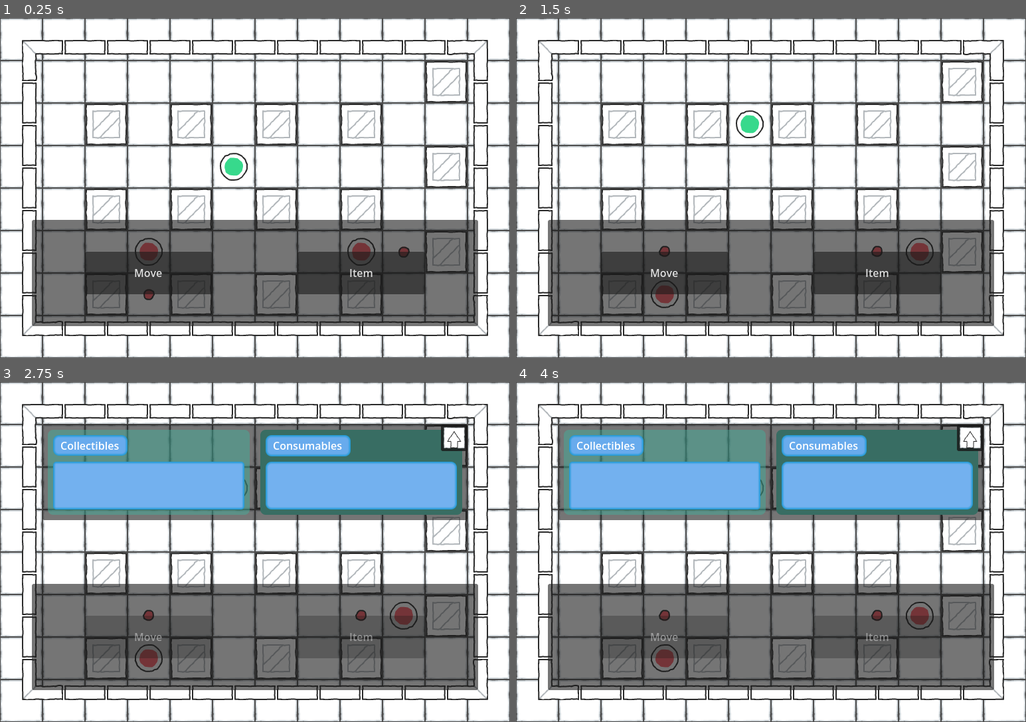
Above: before the commit, frames 1-4 (two rows, left to right).
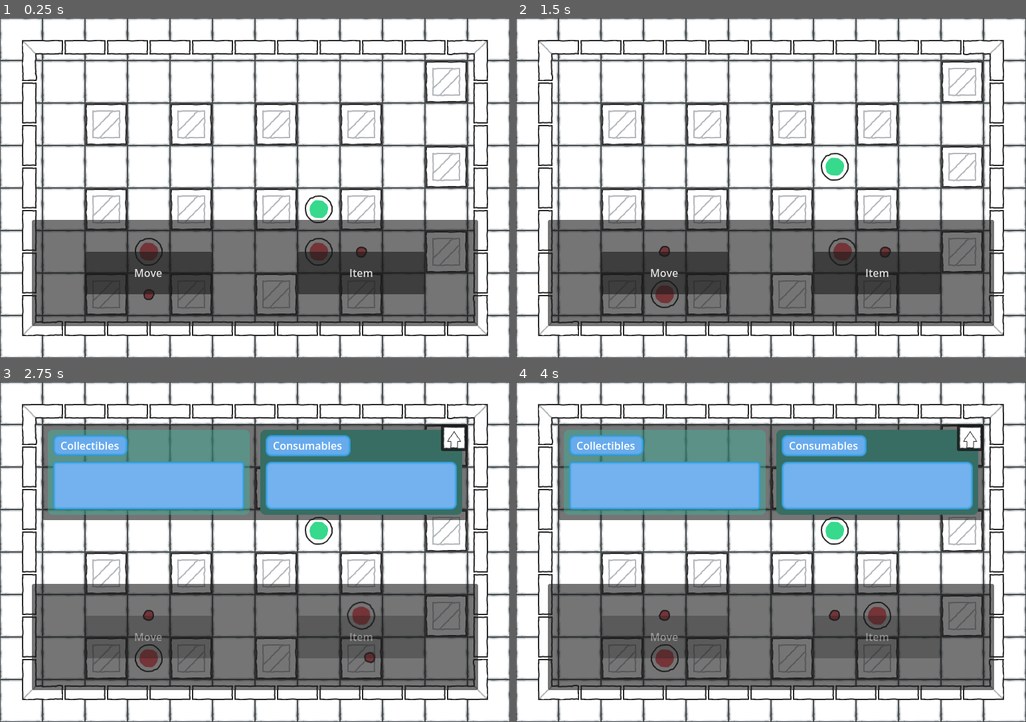
Above: after the commit, the same moments.

Repository: MagicOwl-Games/programmatura-definitive
Game: Godot game, scene res://Root.tscn
The game is run twice, just before and just after one commit, with the same random seed, the same clock (stepped at 60 frames per second) and the same inputs.
Inputs (mouse positions are in pixels of both pictures, inside the frame that each line leads up to; where the layout moved, square brackets give the same spot in the first picture):
- Up to frame 1 (0.25 s): no input
- Up to frame 2 (1.5 s): click "Move" at 0.5 s; click (832, 167) [750, 123] at 1.25 s
- Up to frame 3 (2.75 s): click "Item" at 2 s
- Up to frame 4 (4 s): no input

The runs differ from the first frame. In frame 1, 0.9% of the frame differs, in the area x 43-81%, y 39-73%; in frame 2, 1.0%, in the area x 43-82%, y 27-73%; in frame 3, 0.7%; in frame 4, 0.7%.

Commit message:
checkpoint: enemy rotation is happening, but collision check is still broken

Diff:
--- a/scenes/Enemy.tscn
+++ b/scenes/Enemy.tscn
@@ -20,23 +20,28 @@
 
 [node name="UpRayCast2D" type="RayCast2D" parent="MovementArea" unique_id=1722735901]
 position = Vector2(0, -36)
-target_position = Vector2(0, -28)
+target_position = Vector2(0, -20)
 hit_from_inside = true
 
 [node name="DownRayCast2D" type="RayCast2D" parent="MovementArea" unique_id=45991471]
 position = Vector2(0, 36)
-target_position = Vector2(0, 28)
+target_position = Vector2(0, 20)
 hit_from_inside = true
 
 [node name="LeftRayCast2D" type="RayCast2D" parent="MovementArea" unique_id=438923969]
 position = Vector2(-36, 0)
-target_position = Vector2(-28, 0)
+target_position = Vector2(-20, 0)
 hit_from_inside = true
 
 [node name="RightRayCast2D" type="RayCast2D" parent="MovementArea" unique_id=1353376877]
 position = Vector2(36, 0)
-target_position = Vector2(28, 0)
+target_position = Vector2(20, 0)
 hit_from_inside = true
 
 [node name="DetectionArea" type="Sprite2D" parent="." unique_id=1179171825]
 texture = ExtResource("3_mpr68")
+
+[node name="RayCast2D" type="RayCast2D" parent="DetectionArea" unique_id=1921121323]
+position = Vector2(0, -8)
+target_position = Vector2(0, 16)
+hit_from_inside = true
--- a/scenes/Player.tscn
+++ b/scenes/Player.tscn
@@ -5,9 +5,9 @@
 [ext_resource type="Texture2D" uid="uid://cmy7nq4k3vi1m" path="res://assets/PNG/Default (64px)/Characters/green_hand.png" id="3_3li8b"]
 
 [sub_resource type="RectangleShape2D" id="RectangleShape2D_x15ge"]
-size = Vector2(64, 64)
+size = Vector2(56, 56)
 
-[node name="Player" type="CharacterBody2D" unique_id=1170735177]
+[node name="Player" type="CharacterBody2D" unique_id=1170735177 groups=["player"]]
 script = ExtResource("1_v6fml")
 
 [node name="Sprite2D" type="Sprite2D" parent="." unique_id=1991211972]
--- a/scenes/stages/StageOne.tscn
+++ b/scenes/stages/StageOne.tscn
@@ -1732,10 +1732,10 @@
 shape = SubResource("RectangleShape2D_bwxsa")
 
 [node name="Player" parent="." unique_id=1170735177 instance=ExtResource("2_sxmrw")]
-position = Vector2(352, 224)
+position = Vector2(480, 288)
 
 [node name="Enemy" parent="." unique_id=1794450006 instance=ExtResource("3_fceun")]
-position = Vector2(544, 352)
+position = Vector2(480, 352)
 
 [node name="Enemy2" parent="." unique_id=848933229 instance=ExtResource("3_fceun")]
 position = Vector2(224, 352)
--- a/scripts/enemy.gd
+++ b/scripts/enemy.gd
@@ -48,6 +48,8 @@
 @onready var left_raycast: RayCast2D = $MovementArea/LeftRayCast2D;
 @onready var right_raycast: RayCast2D = $MovementArea/RightRayCast2D;
 @onready var detection_area: Sprite2D = $DetectionArea;
+@onready var detection_area_raycast: RayCast2D = $DetectionArea/RayCast2D
+@onready var collision_shape_2d: CollisionShape2D = $CollisionShape2D;
 
 var current_enemy_x = 0;
 var current_enemy_y = 0;
@@ -98,8 +100,23 @@
 				move_direction = Move_Direction.LEFT;
 
 			current_enemy_x += move_direction;
-			self.position.x += (move_direction * TILE_SIZE);
-
+
+			var tween = create_tween();
+			tween.tween_property(
+				self,
+				"position:x",
+				move_direction * TILE_SIZE,
+				1
+			).as_relative();
+
+			print(current_enemy_x);
+			if current_enemy_x == Move_Direction.LEFT or current_enemy_x == Move_Direction.RIGHT:
+				tween.tween_property(
+					self,
+					"rotation_degrees",
+					180,
+					1
+				).as_relative();
 
 		Enemy_Movement_Type.VERTICAL:
 			if current_enemy_y == -1:
@@ -109,6 +126,9 @@
 
 			current_enemy_y += move_direction;
 			self.position.y += (move_direction * TILE_SIZE);
+
+			if current_enemy_y == Move_Direction.UP or current_enemy_y == Move_Direction.DOWN:
+				self.rotation_degrees += 180;
 		Enemy_Movement_Type.L_SHAPED:
 			pass;
 		Enemy_Movement_Type.FOUR_WAY:
@@ -118,10 +138,21 @@
 
 
 func handle_enemy_detection() -> void:
-	update_raycasts();
-
+	#update_raycasts();
+	#detection_area_raycast.force_raycast_update();
+
+
+	# FIXME: raycast detection is crazy, it looks late even though force_raycast_update
+	#is called. gotta see it later
 	match movement_type:
 		Enemy_Movement_Type.HORIZONTAL:
+			print("first detection area raycast is colliding %s" % detection_area_raycast.is_colliding());
+			detection_area_raycast.force_raycast_update();
+			#print("second detection area raycast is colliding %s" % detection_area_raycast.is_colliding());
+			if detection_area_raycast.is_colliding():
+				var collider = detection_area_raycast.get_collider();
+				if collider.is_in_group("player"):
+					print("player got caught!");
 			# if right_raycast.is_colliding():
 			# 	var collider = right_raycast.get_collider();
 			# 	if collider.is_in_group("obstacles"):
@@ -129,32 +160,34 @@
 			# 	if collider.is_in_group("player"):
 			# 		print("player got caught!!");
 			# 	return;
-			if current_enemy_x == Move_Direction.LEFT:
-				self.rotation_degrees += 180;
-				return;
-			if current_enemy_x == Move_Direction.RIGHT:
-				self.rotation_degrees += 180;
-				return;
+			#if current_enemy_x == Move_Direction.LEFT:
+				#self.rotation_degrees += 180;
+				#return;
+			#if current_enemy_x == Move_Direction.RIGHT:
+				#self.rotation_degrees += 180;
+				#return;
 		Enemy_Movement_Type.VERTICAL:
-			if current_enemy_y == Move_Direction.DOWN:
-				self.rotation_degrees += 180;
-				return;
-			if current_enemy_y == Move_Direction.UP:
-				self.rotation_degrees += 180;
-				return;
+			pass;
+			#if current_enemy_y == Move_Direction.DOWN:
+				#self.rotation_degrees += 180;
+				#return;
+			#if current_enemy_y == Move_Direction.UP:
+				#self.rotation_degrees += 180;
+				#return;
 
 # TODO: this logic should be a helper, it's duplicated
 func init_detection_area() -> void:
 	update_raycasts();
-
-	var directions_array: Array[RayCast2D] = [
-		up_raycast,
-		down_raycast,
-		left_raycast,
-		right_raycast,
-	];
-
-	var enemy_vision: RayCast2D = null;
+	detection_area_raycast.force_raycast_update();
+
+	#var directions_array: Array[RayCast2D] = [
+		#up_raycast,
+		#down_raycast,
+		#left_raycast,
+		#right_raycast,
+	#];
+	#
+	#var enemy_vision: RayCast2D = null;
 
 	match movement_type:
 		Enemy_Movement_Type.HORIZONTAL:
